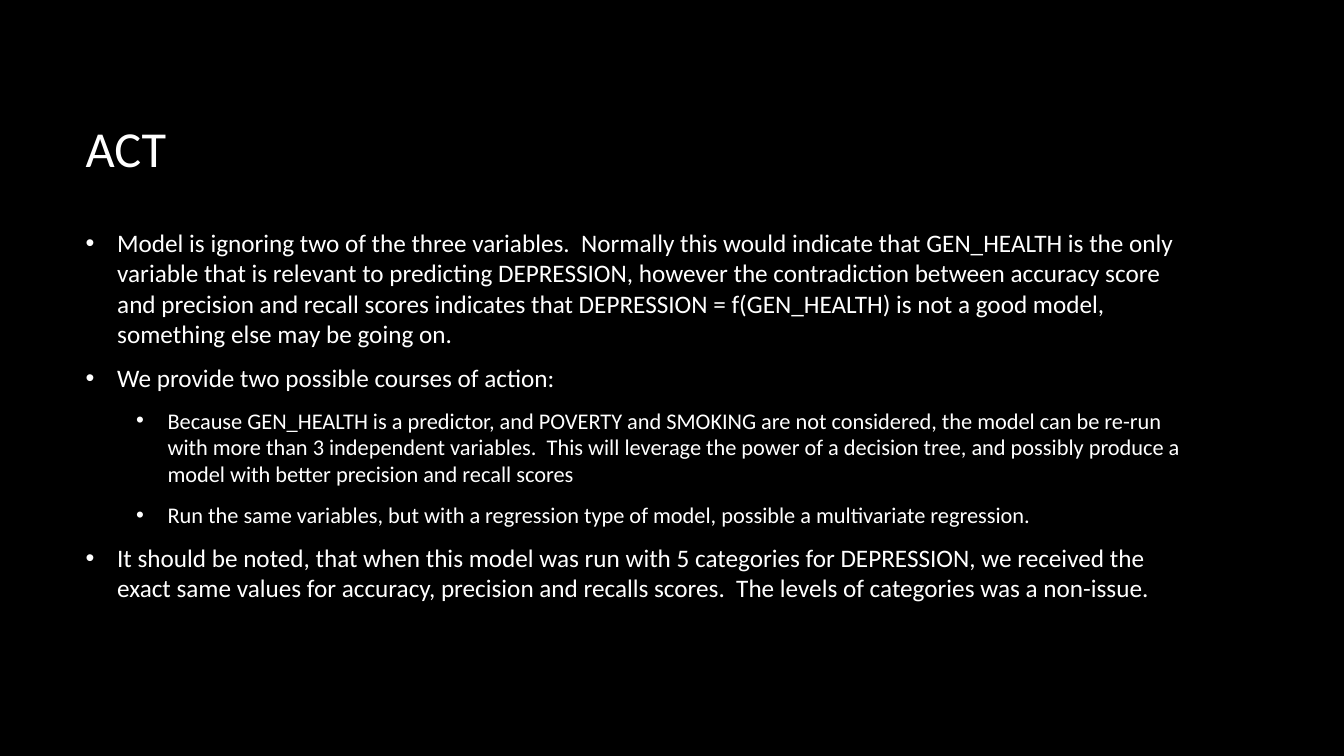
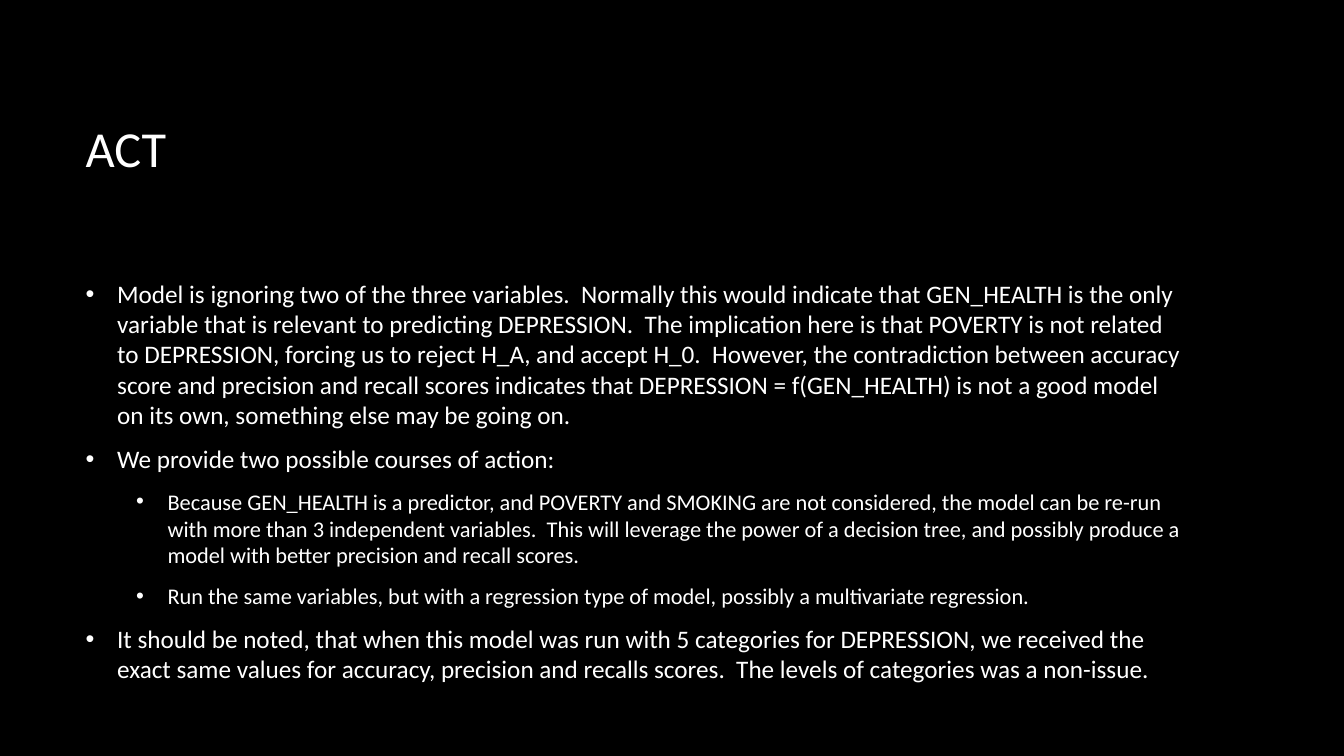
Before and after one commit to danlagos/ANA500-Week-3, a slide deck: slide 41 of Depression and Poverty.pptx. Drawn at 1344x756 pixels with LibreOffice and Linux fonts; fonts in the diff are those of the drawing; background and template pictures are left out. Boxes give left, top, right and bottom in pixels: in the first picture for what was removed or moved away, otherwise in the second. Text is boxed around its words. In the diff, an @@ line names an element or a change of style, - is before the commit and + after.

```diff
--- a/Depression and Poverty.pptx
+++ b/Depression and Poverty.pptx
@@ text at [117,285,1179,429]: text changed @@
-• Model is ignoring two of the three variables. Normally this would indicate that GEN_HEALTH is the only variable that is relevant to predicting DEPRESSION, however the contradiction between accuracy score and precision and recall scores indicates that DEPRESSION = f(GEN_HEALTH) is not a good model, something else may be going on.
+• Model is ignoring two of the three variables. Normally this would indicate that GEN_HEALTH is the only variable that is relevant to predicting DEPRESSION. The implication here is that POVERTY is not related to DEPRESSION, forcing us to reject H_A, and accept H_0. However, the contradiction between accuracy score and precision and recall scores indicates that DEPRESSION = f(GEN_HEALTH) is not a good model on its own, something else may be going on.
@@ text at [168,494,1180,608]: text changed @@
-  • Because GEN_HEALTH is a predictor, and POVERTY and SMOKING are not considered, the model can be re-run with more than 3 independent variables. This will leverage the power of a decision tree, and possibly produce a model with better precision and recall scores
-  • Run the same variables, but with a regression type of model, possible a multivariate regression.
+  • Because GEN_HEALTH is a predictor, and POVERTY and SMOKING are not considered, the model can be re-run with more than 3 independent variables. This will leverage the power of a decision tree, and possibly produce a model with better precision and recall scores.
+  • Run the same variables, but with a regression type of model, possibly a multivariate regression.
```
Also in this commit, not shown: 8 other slides changed, 1 slide added, 2 other files.
